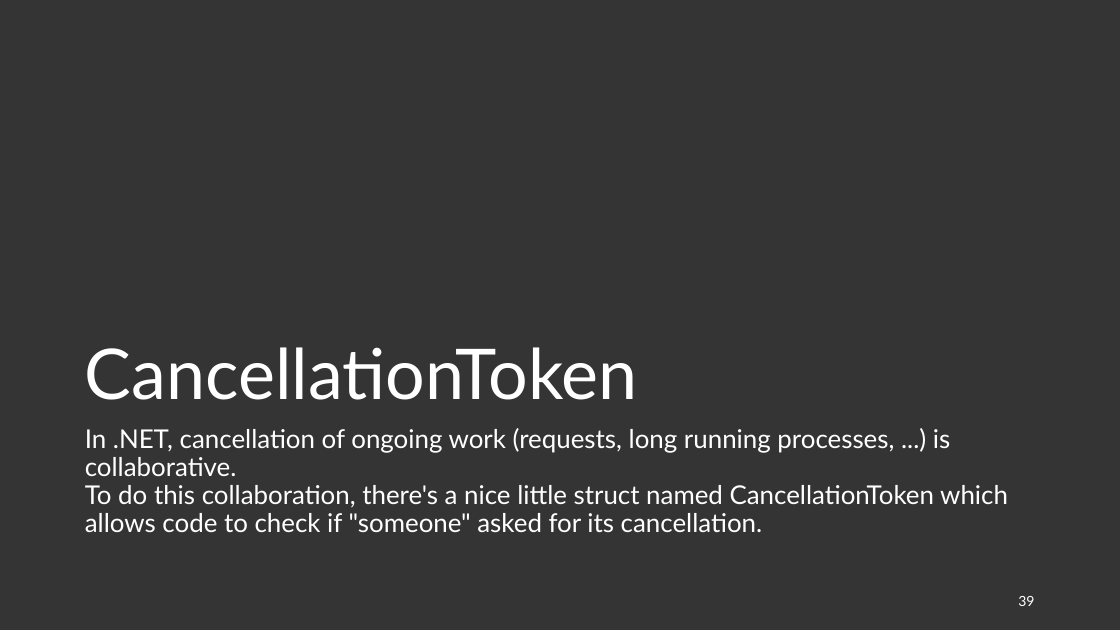
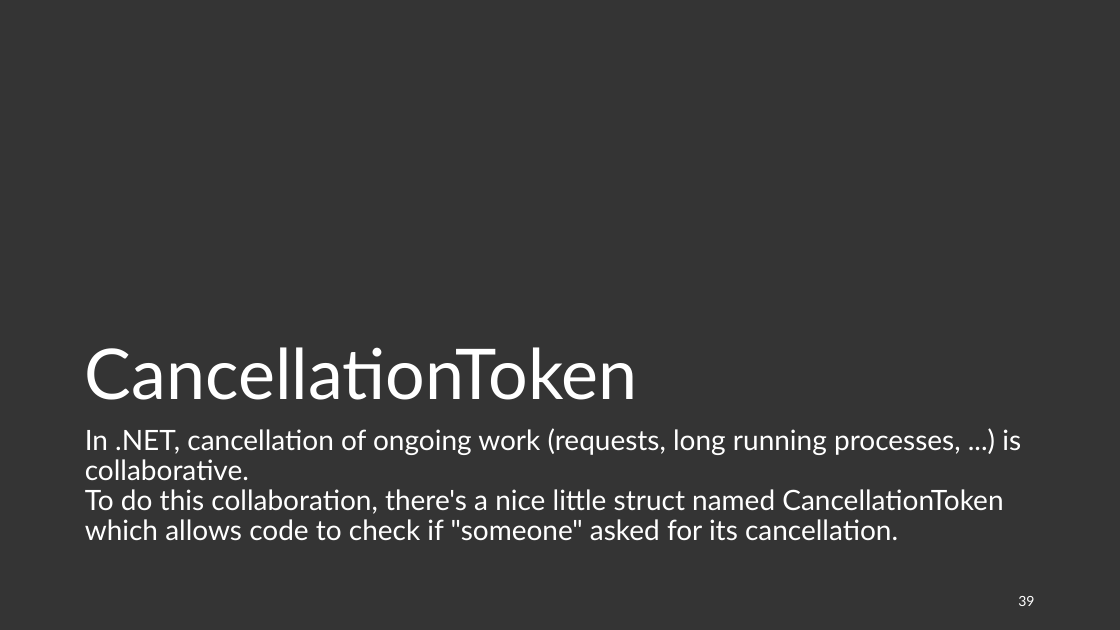
Before and after one commit to joaofbantunes/AsyncAllTheThings, a slide deck: slide 39 of presentation/async-all-the-things.pptx. Drawn at 1120x630 pixels with LibreOffice and Linux fonts; fonts in the diff are those of the drawing. Boxes give left, top, right and bottom in pixels: in the first picture for what was removed or moved away, otherwise in the second. Text is boxed around its words. In the diff, an @@ line names an element or a change of style, - is before the commit and + after.

```diff
--- a/presentation/async-all-the-things.pptx
+++ b/presentation/async-all-the-things.pptx
@@ text "In .NET, cancellation of ongoing ..." at [85,428,1021,540]: size 22.2 to 24 pt @@
```
Also in this commit, not shown: 3 other slides changed, 4 other files.
